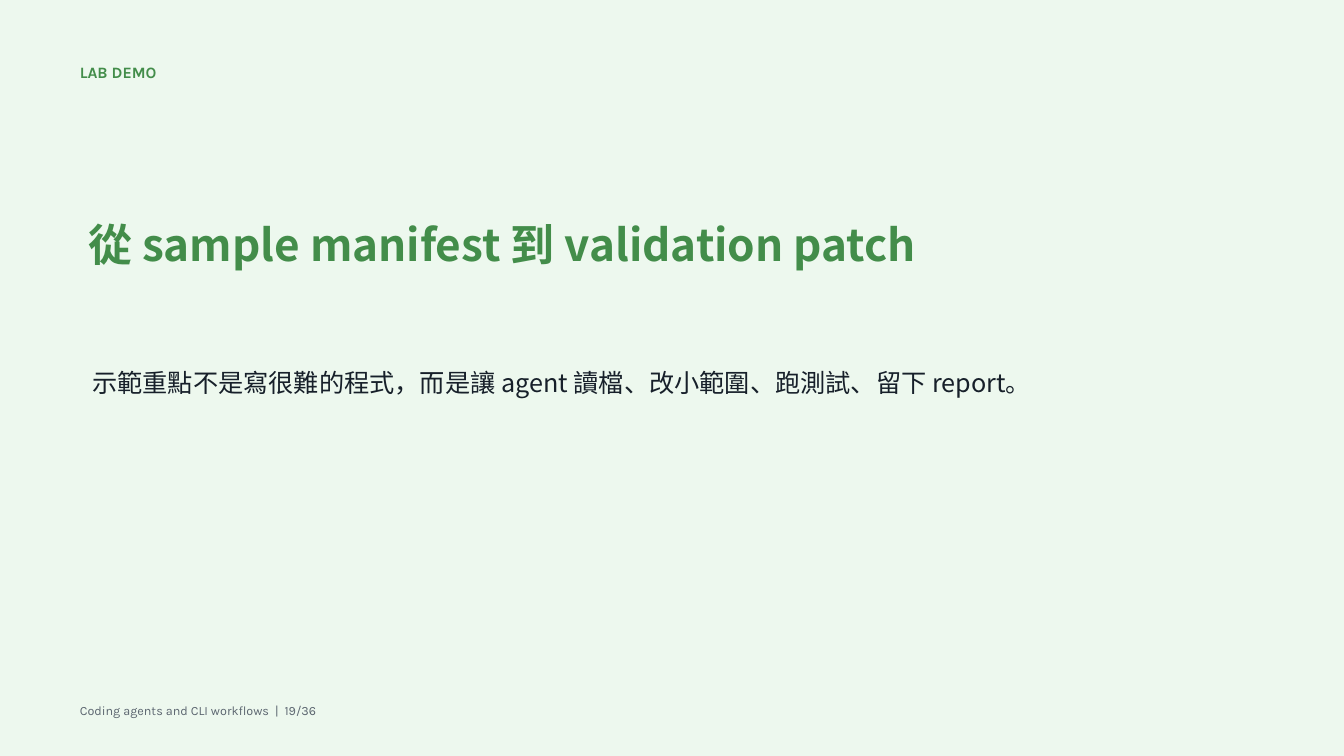
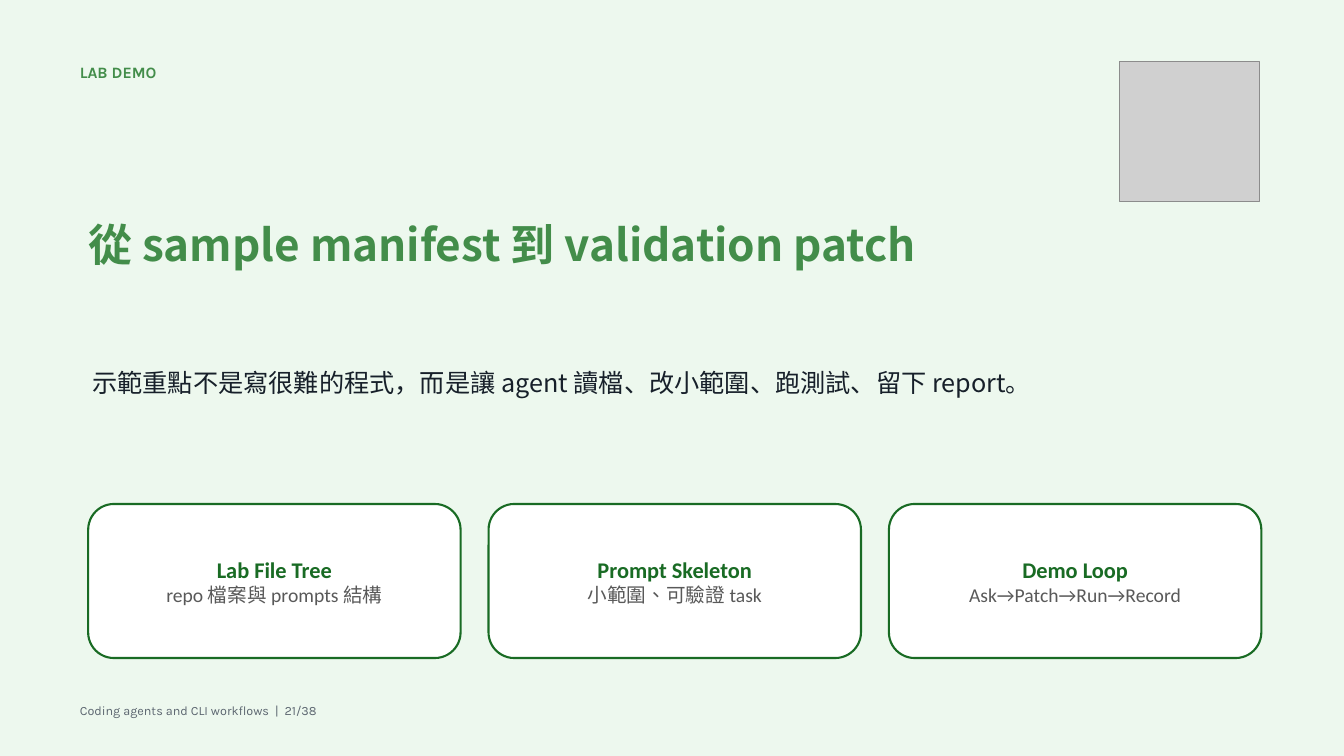
Before and after one commit to godkin1211/LLM_applications_on_BioMedicalData, a slide deck: slide 21 of slides/lesson-07-coding-agents-cli-workflows.pptx (slide 19 before the commit). Drawn at 1344x756 pixels with LibreOffice and Linux fonts; fonts in the diff are those of the drawing; grey boxes stand for pictures. Boxes give left, top, right and bottom in pixels: in the first picture for what was removed or moved away, otherwise in the second. Text is boxed around its words. In the diff, an @@ line names an element or a change of style, - is before the commit and + after.

```diff
--- a/slides/lesson-07-coding-agents-cli-workflows.pptx
+++ b/slides/lesson-07-coding-agents-cli-workflows.pptx
@@ picture added at (x1=1120, y1=62, x2=1260, y2=202) @@
@@ rounded rectangle added at (x1=89, y1=504, x2=461, y2=658), fill #FFFFFF, outline #196B24 1.5 pt, 14 pt, text #595959 @@
+Lab File Tree
+repo 檔案與 prompts 結構
@@ rounded rectangle added at (x1=489, y1=504, x2=861, y2=658), fill #FFFFFF, outline #196B24 1.5 pt, 16 pt, text #196B24, bold @@
+Prompt Skeleton
+小範圍、可驗證 task
@@ rounded rectangle added at (x1=889, y1=504, x2=1261, y2=658), fill #FFFFFF, outline #196B24 1.5 pt, 14 pt, text #595959 @@
+Demo Loop
+Ask→Patch→Run→Record
@@ text at (x1=80, y1=706, x2=317, y2=718): text changed @@
-Coding agents and CLI workflows | 19/36
+Coding agents and CLI workflows | 21/38
```
Also in this commit, not shown: 35 other slides changed, 2 slides added, 1 other file.
